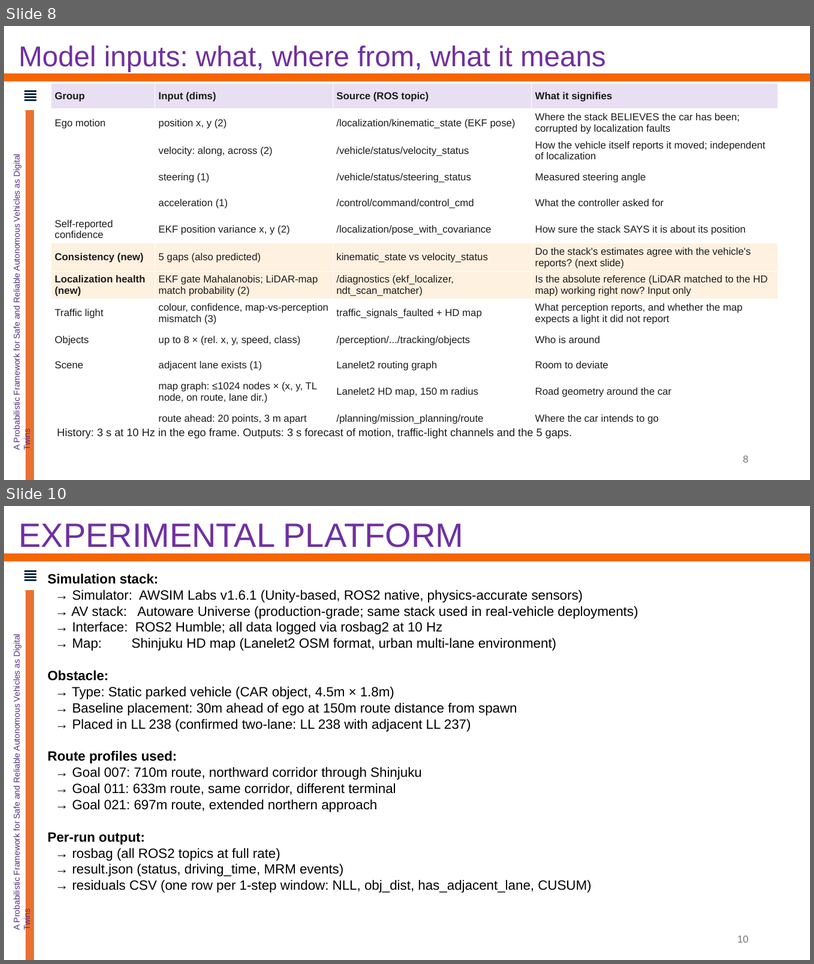
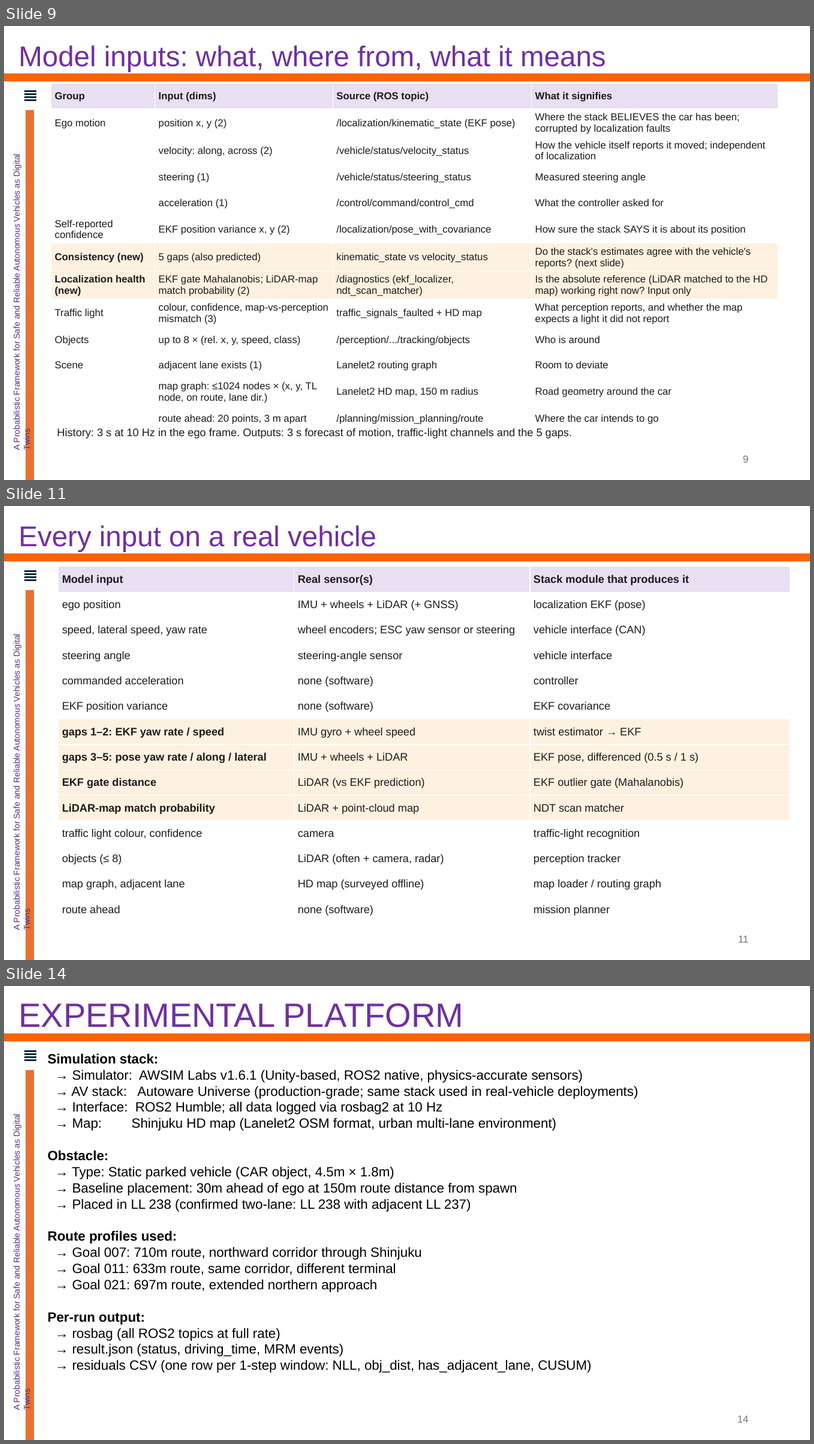
Before and after one commit to Kalpit-Vadnerkar/Risk-Aware-Control, a slide deck: presentation/2026-10-19_advisor_update.pptx. Shown one above the other, each under a label of ours: slides 8 and 10 before the commit, slides 9, 11 and 14 after it; the slides between them are not shown. The pictures are 814x964 and 814x1444 pixels, drawn with LibreOffice and Linux fonts; fonts in the diff are those of the drawing; background and template pictures are left out. Boxes give left, top, right and bottom in pixels: in the first picture for what was removed or moved away, otherwise in the second. Text is boxed around its words. In the diff, an @@ line names an element or a change of style, - is before the commit and + after.

```diff
--- a/presentation/2026-10-19_advisor_update.pptx
+++ b/presentation/2026-10-19_advisor_update.pptx
@@ slide 11 added at (x1=4, y1=506, x2=810, y2=960), background #FFFFFF; not listed: 7 template elements that a slide beside it also shows @@
@@ text added at (x1=18, y1=525, x2=377, y2=552), 34 pt, text #7030A0 @@
+Every input on a real vehicle
@@ table added at (x1=59, y1=567, x2=791, y2=922), 14 rows, 3 columns @@
+Model input | Real sensor(s) | Stack module that produces it
+ego position | IMU + wheels + LiDAR (+ GNSS) | localization EKF (pose)
+speed, lateral speed, yaw rate | wheel encoders; ESC yaw sensor or steering | vehicle interface (CAN)
+steering angle | steering-angle sensor | vehicle interface
+commanded acceleration | none (software) | controller
+EKF position variance | none (software) | EKF covariance
+gaps 1–2: EKF yaw rate / speed | IMU gyro + wheel speed | twist estimator → EKF
+gaps 3–5: pose yaw rate / along / lateral | IMU + wheels + LiDAR | EKF pose, differenced (0.5 s / 1 s)
+EKF gate distance | LiDAR (vs EKF prediction) | EKF outlier gate (Mahalanobis)
+LiDAR-map match probability | LiDAR + point-cloud map | NDT scan matcher
+traffic light colour, confidence | camera | traffic-light recognition
+objects (≤ 8) | LiDAR (often + camera, radar) | perception tracker
+map graph, adjacent lane | HD map (surveyed offline) | map loader / routing graph
+route ahead | none (software) | mission planner
@@ page number added at (x1=738, y1=935, x2=749, y2=942), 12 pt, text #757575 @@
+11
@@ what was slide 8 is now slide 9 @@
@@ page number at (x1=743, y1=455, x2=749, y2=462): text changed @@
-8
+9
@@ what was slide 10 is now slide 14 @@
@@ page number at (x1=738, y1=1415, x2=749, y2=1422): text changed @@
-10
+14
```
Also in this commit, not shown: 1 slide changed, 6 other slides added, 1 slide removed, 8 other files.
